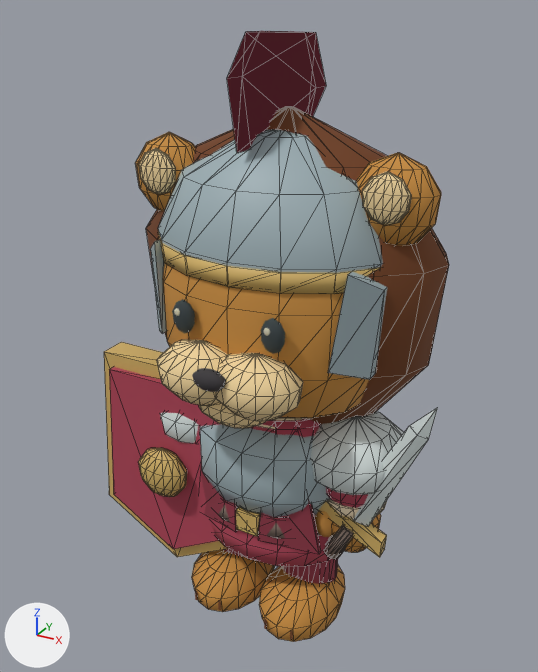
The glTF model public/animal-preview/models/rome/guard.glb as it was, and as the next commit left it.
The view is the same before and after, from a 50 mm camera at (0.951, -1.773, 1.86) aimed at (-0.071, 0.085, 0.931). The axes (+X, +Y, +Z) are drawn at lower left. The lights are the same throughout. The first picture is the older version. Mesh edges are drawn as thin lines on the coarser meshes. Where no turn or scale is listed for an object, it has been applied to the vertices.

Names of what the first picture shows: 'Animal cheek head', 'Big shoulder armour', 'Big shoulder armour.001', 'Lion full mane', 'Lion muzzle.001', 'Regional helmet', 'Regional shield face', 'Roman cheekplate.001', 'Roman horsehair fan', 'Rounded breastplate', 'Shaped bevel sword', 'Shield gold rim', 'Short folded tunic', 'Soft animal paw.001', 'Sword guard', 'Wrapped grip' and 24 more.
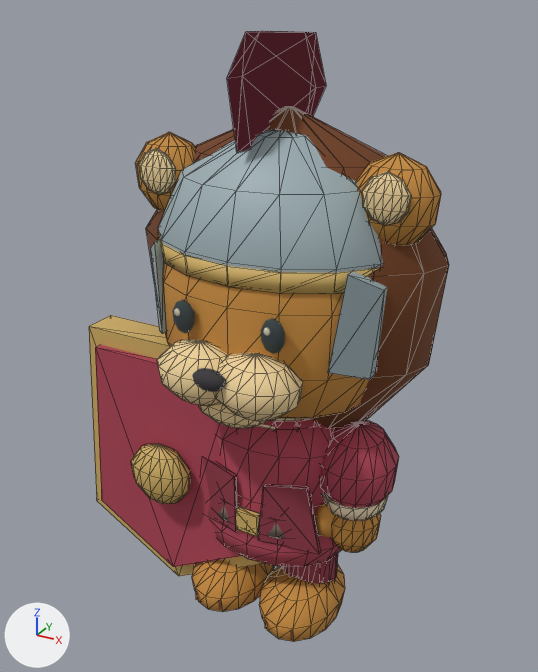
ob_shield is not drawn itself; it is the parent of ob_regional_shield_face, ob_shield_boss, ob_shield_gold_rim.

Pixel boxes (x1, y1, x2, y2) of what changed, in the pictures (538 x 672 px):
'Regional shield face', rescaled (32% wider, 22% taller)
    before: (109, 367, 220, 549)
    after: (95, 345, 242, 567)
'Rounded breastplate', deleted
    before: (200, 424, 330, 517)
'Shield gold rim', rescaled
    before: (104, 342, 228, 557)
    after: (89, 315, 265, 576)
'Big shoulder armour.001', deleted
    before: (311, 412, 404, 495)
'Shield boss', rescaled (24% wider, 22% taller)
    before: (139, 448, 187, 497)
    after: (131, 444, 191, 504)
'Shaped bevel sword', deleted
    before: (353, 407, 438, 527)
'Sword guard', deleted (orange)
    before: (318, 501, 387, 557)
'Big shoulder armour', deleted
    before: (160, 412, 198, 443)
'Wrapped grip', deleted
    before: (324, 525, 354, 559)
'Short folded tunic', unchanged, uncovered by the edit
    before: (210, 419, 331, 567)
    after: (212, 419, 342, 567)
'Puff sleeve.001', unchanged, uncovered by the edit
    before: (326, 487, 368, 508)
    after: (320, 420, 399, 508)

The change, as a diff of the scene's bpy script:
```diff
--- a/public/animal-preview/models/rome/guard.glb.py
+++ b/public/animal-preview/models/rome/guard.glb.py
@@ ob_big_shoulder_armour @@
-ob_big_shoulder_armour = bpy.data.objects.new('Big shoulder armour', me_big_shoulder_armour)
-ob_big_shoulder_armour.location = (-0.25, 0.0, 0.65)
@@ ob_shield @@
 ob_shield.location = (-0.07, -0.12, -0.15)
-ob_shield.scale = (1.35, 1.35, 1.35)
+ob_shield.scale = (1.65, 1.65, 1.65)
@@ ob_big_shoulder_armour_001 @@
-ob_big_shoulder_armour_001 = bpy.data.objects.new('Big shoulder armour.001', me_big_shoulder_armour_001)
-ob_big_shoulder_armour_001.location = (0.25, 0.0, 0.65)
@@ ob_shaped_bevel_sword @@
-ob_shaped_bevel_sword = bpy.data.objects.new('Shaped bevel sword', me_shaped_bevel_sword_001)
-ob_shaped_bevel_sword.location = (0.28, -0.073, 0.428)
@@ ob_sword_guard @@
-ob_sword_guard = bpy.data.objects.new('Sword guard', me_sword_guard_001)
-ob_sword_guard.location = (0.28, -0.073, 0.428)
@@ ob_wrapped_grip @@
-ob_wrapped_grip = bpy.data.objects.new('Wrapped grip', me_wrapped_grip_001)
-ob_wrapped_grip.location = (0.28, -0.073, 0.428)
@@ ob_rounded_breastplate @@
-ob_rounded_breastplate = bpy.data.objects.new('Rounded breastplate', me_rounded_breastplate)
-ob_rounded_breastplate.location = (0.0, 0.0, 0.29)
```
